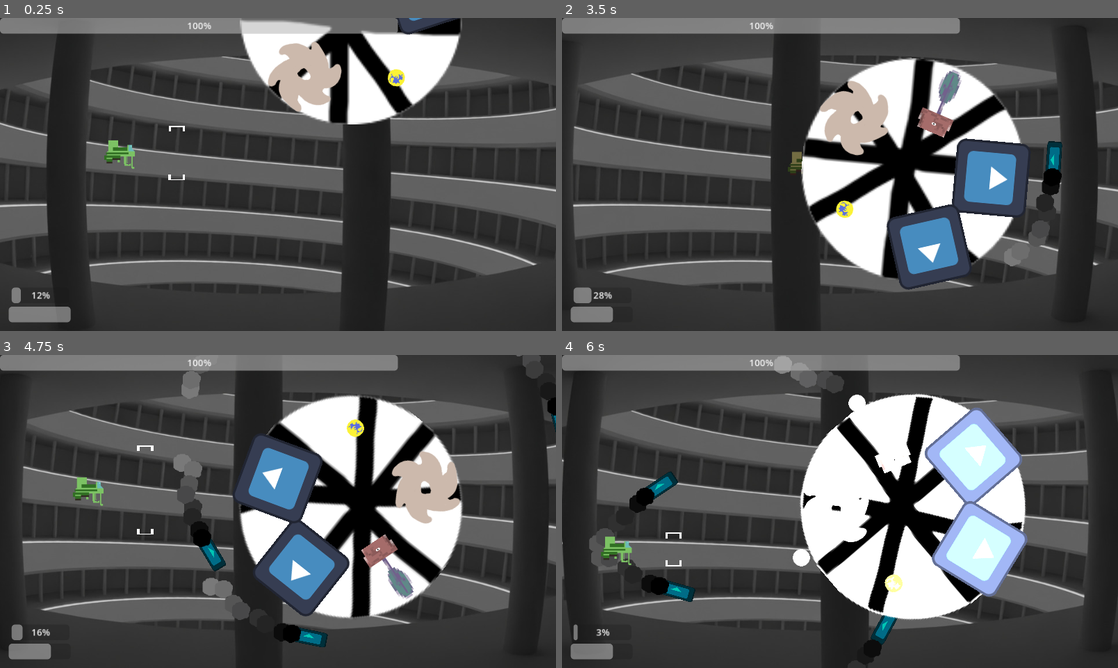
Above: before the commit, frames 1-4 (two rows, left to right).
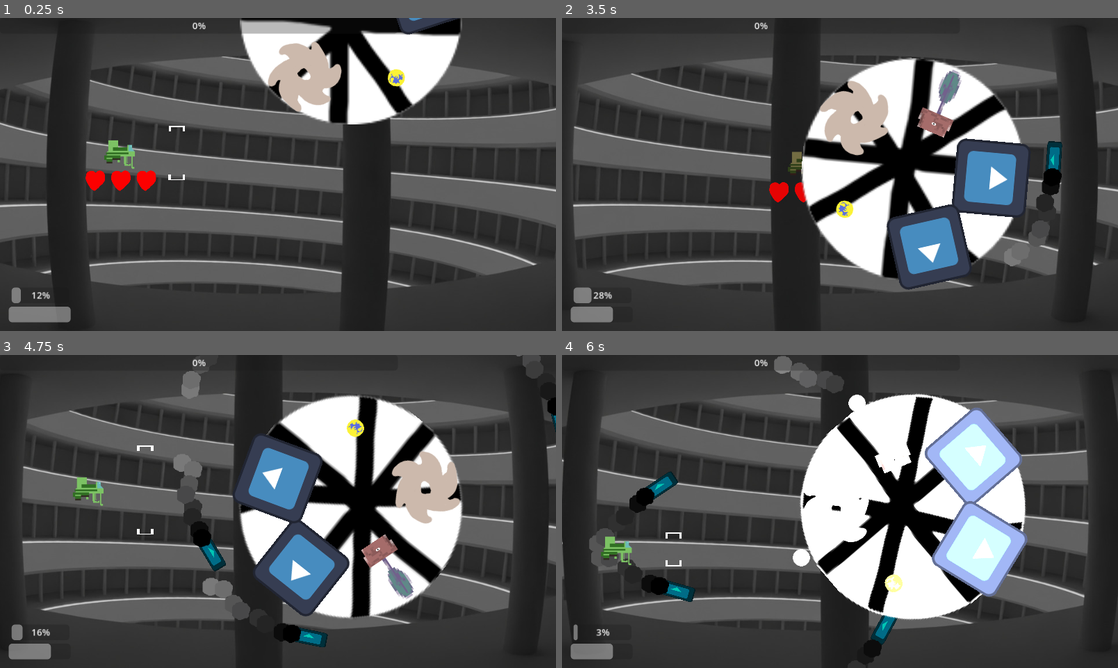
Above: after the commit, the same moments.

Repository: klianc09/bossrushcollab
Game: Godot game, scene res://test.tscn
Same seed, same stepped clock (60 frames per second), same inputs: the game is played once before the commit and once after it. The engine's default icon, where the game draws it, is replaced by a stand-in: a white triangle on a blue panel in a dark square.
Inputs (mouse positions are in pixels of both pictures, inside the frame that each line leads up to):
- Up to frame 1 (0.25 s): no input
- Up to frame 2 (3.5 s): move the mouse to (962, 158) at 0.52 s; press the mouse at (962, 158) at 0.53 s; hold Right (ui_right) 0.53-1.28 s; move the mouse to (728, 190) at 1.27 s; release the mouse at (728, 190) at 1.28 s; hold Down (ui_down) 1.28-2.03 s; click (728, 190) at 1.35 s; move the mouse to (895, 105) at 2.02 s; press the mouse at (895, 105) at 2.03 s; hold Right (ui_right) 2.03-2.78 s; move the mouse to (812, 237) at 2.77 s; release the mouse at (812, 237) at 2.78 s; hold Up (ui_up) from 2.78 s (still down); click (812, 237) at 2.85 s
- Up to frame 3 (4.75 s): move the mouse to (444, 558) at 3.52 s; release Up (ui_up) at 3.53 s; press the mouse at (444, 558) at 3.53 s; hold Left (ui_left) from 3.53 s (still down); move the mouse to (111, 464) at 4.27 s; release the mouse at (111, 464) at 4.28 s; click (111, 464) at 4.35 s
- Up to frame 4 (6 s): move the mouse to (867, 511) at 5.02 s; release Left (ui_left) at 5.03 s; press the mouse at (867, 511) at 5.03 s; hold Down (ui_down) 5.03-5.78 s; move the mouse to (756, 433) at 5.77 s; release the mouse at (756, 433) at 5.78 s; hold Right (ui_right) from 5.78 s (still down); click (756, 433) at 5.85 s

The runs differ from the first frame. In frame 1, 4.1% of the frame differs, in the area x 0-72%, y 0-56%; in frame 2, 3.9%; in frame 3, 3.6%; in frame 4, 3.6%.

Commit message:
Show remaining health directly at player when taking damage

Diff:
--- a/hud.gd
+++ b/hud.gd
@@ -14,6 +14,10 @@
 	$BossNameLabel.visible = true
 	var tween = get_tree().create_tween()
 	tween.tween_callback(endOfSpawnSequence).set_delay(2)
+	_on_boss_hp_changed(boss.hp) #also update the boss hp bar upon spawning
+	var tween_hp = get_tree().create_tween()
+	$BossHealthBar.value = 0
+	tween_hp.tween_property($BossHealthBar, "value", $BossHealthBar.max_value, 1).set_ease(Tween.EASE_OUT).set_trans(Tween.TRANS_QUAD)
 
 func endOfSpawnSequence():
 	$ApproachingLabel.visible = false
--- /dev/null
+++ b/player/heart_container.gd
@@ -0,0 +1,26 @@
+extends HBoxContainer
+
+var tweener : Tween
+
+func _ready() -> void:
+	showHearts()
+
+func showHearts():
+	if tweener != null:
+		tweener.stop()
+	tweener = get_tree().create_tween()
+	tweener.tween_property(self, "modulate", Color.WHITE, 0.1)
+	tweener.tween_property(self, "modulate", Color.TRANSPARENT, 0.1).set_delay(1)
+
+
+func _on_player_health_change(node: Player) -> void:
+	$Heart1.texture = heart_texture(node.health > 0)
+	$Heart2.texture = heart_texture(node.health > 1)
+	$Heart3.texture = heart_texture(node.health > 2)
+	showHearts()
+
+func heart_texture(healthy):
+	if healthy:
+		return load("res://player/gfx/heart.png")
+	else:
+		return load("res://player/gfx/heart_broken.png")
--- a/test.tscn
+++ b/test.tscn
@@ -95,6 +95,8 @@
 [ext_resource type="Texture2D" uid="uid://dht4bg44xe7jk" path="res://base/bg/0079.jpg" id="85_tgc17"]
 [ext_resource type="Texture2D" uid="uid://n6x1ucu4go76" path="res://base/bg/0080.jpg" id="86_0fwfg"]
 [ext_resource type="Texture2D" uid="uid://b3lf6juuvkjxw" path="res://base/bg/0081.jpg" id="87_fmcrr"]
+[ext_resource type="Script" path="res://player/heart_container.gd" id="89_f5ftk"]
+[ext_resource type="Texture2D" uid="uid://pc43q7qmjelq" path="res://player/gfx/heart.png" id="90_ml6uh"]
 
 [sub_resource type="SpriteFrames" id="SpriteFrames_ropve"]
 animations = [{
@@ -374,6 +376,32 @@
 
 [node name="player" parent="." instance=ExtResource("2_1jh4n")]
 
+[node name="HeartContainer" type="HBoxContainer" parent="player"]
+anchors_preset = 5
+anchor_left = 0.5
+anchor_right = 0.5
+offset_left = -64.0
+offset_top = 26.0
+offset_right = 64.0
+offset_bottom = 66.0
+grow_horizontal = 2
+script = ExtResource("89_f5ftk")
+
+[node name="Heart1" type="TextureRect" parent="player/HeartContainer"]
+layout_mode = 2
+texture = ExtResource("90_ml6uh")
+expand_mode = 2
+
+[node name="Heart2" type="TextureRect" parent="player/HeartContainer"]
+layout_mode = 2
+texture = ExtResource("90_ml6uh")
+expand_mode = 2
+
+[node name="Heart3" type="TextureRect" parent="player/HeartContainer"]
+layout_mode = 2
+texture = ExtResource("90_ml6uh")
+expand_mode = 2
+
 [node name="NextBossTimer" type="Timer" parent="."]
 one_shot = true
 
@@ -394,7 +422,6 @@
 layout_mode = 0
 offset_right = 687.0
 offset_bottom = 27.0
-value = 100.0
 
 [node name="PlayerHealthBar" type="ProgressBar" parent="CanvasLayer/hud"]
 layout_mode = 0
@@ -491,5 +518,6 @@
 
 [connection signal="charge_change" from="player" to="CanvasLayer/hud" method="_on_player_charge_change"]
 [connection signal="health_change" from="player" to="CanvasLayer/hud" method="_on_player_health_change"]
+[connection signal="health_change" from="player" to="player/HeartContainer" method="_on_player_health_change"]
 [connection signal="timeout" from="NextBossTimer" to="." method="_on_next_boss_timer_timeout"]
 [connection signal="locked_in" from="WheelOfUnfortune" to="." method="_on_wheel_of_unfortune_locked_in"]
Not shown: 1 places in test.tscn that only renumber resources
